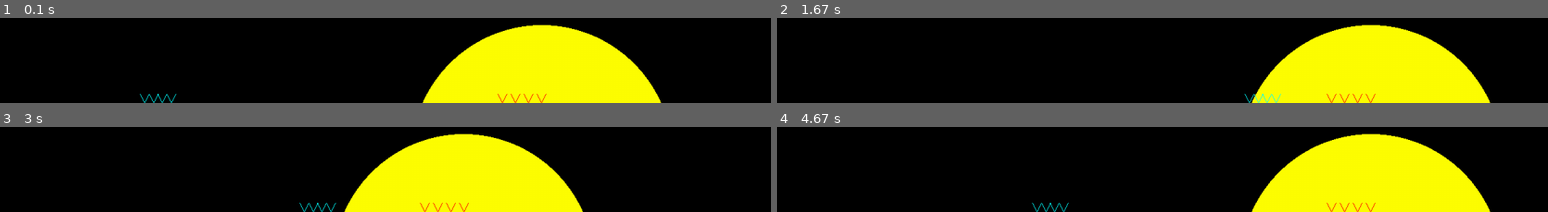
Above: before the commit, frames 1-4 (two rows, left to right).
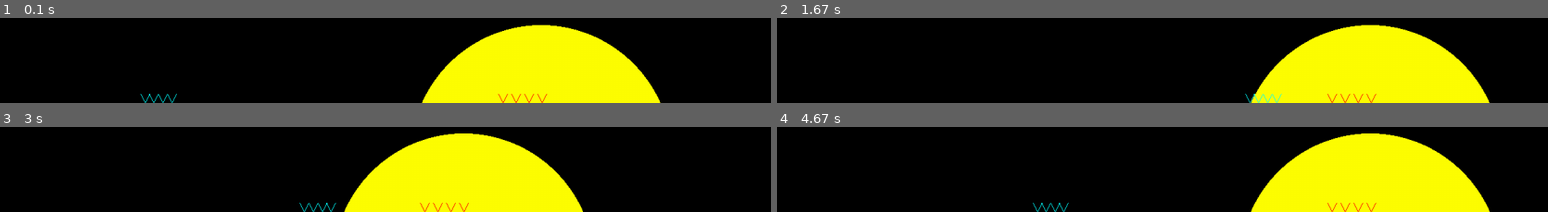
Above: after the commit, the same moments.

Repository: Archanciel/Learning_Pygame
Game: pygame game, started from bouncing_ball_imperfect_collide/bouncing_physics.py
Same seed, same stepped clock (60 frames per second), same inputs: the game is played once before the commit and once after it.
Inputs:
- Up to frame 1 (0.1 s): no input
- Up to frame 2 (1.67 s): no input
- Up to frame 3 (3 s): no input
- Up to frame 4 (4.67 s): no input

The runs differ from the first frame. In frame 1, 0.8% of the frame differs, in the area x 18-86%, y 7-100%; in frame 2, 0.8%; in frame 3, 0.7%; in frame 4, 0.9%, in the area x 33-93%, y 7-100%.

Commit message:
refactoring: got rid of self.rect

Diff:
--- a/bouncing_ball_imperfect_collide/ball_no_sprite_explore.py
+++ b/bouncing_ball_imperfect_collide/ball_no_sprite_explore.py
@@ -1,6 +1,7 @@
 import pygame as pg
 import math
 from collections import deque
+import os
 import copy
 
 from settings import *
@@ -24,11 +25,10 @@
 		self.bouncePointColor = bouncePointColor
 		self.radius = radius
 		rectSize = radius * 2
-		self.rect = pg.Rect(startX, startY, rectSize, rectSize)
 
 		# will store the exact baLl center float tuple. Pygame rect only stores
 		# integers
-		self.ballCenterFloat = self.rect.center
+		self.ballCenterFloat = (startX + radius, startY + radius)
 
 		self.speed = speed
 		self.angleRadian = math.radians(angle)
@@ -39,7 +39,7 @@
 
 		# Calculating the left margin based on longest possible text
 		self.textHorizontalSize = self.font.size("angle: 360")[0]
-		self.textLeftMargin = (self.rect.width - self.textHorizontalSize) / 2
+		self.textLeftMargin = (rectSize - self.textHorizontalSize) / 2
 
 		# Calculating the top margin based on the number of text lines
 		self.lineNumber = 3
@@ -66,11 +66,9 @@
 		# minus deltaY since the y coordinate of screen top is 0 !
 		self.ballCenterFloat = (self.ballCenterFloat[0] + deltaX, self.ballCenterFloat[1] - deltaY)
 
-		self.rect.center = (round(self.ballCenterFloat[0]), round(self.ballCenterFloat[1]))
-#self.rect.center = self.ballCenterFloat
 		hit_bounds = False
 
-		if self.rect.right >= self.screen.get_width():
+		if self.ballCenterFloat[0] + self.radius >= self.screen.get_width():
 			self.angleRadian = math.pi - self.angleRadian
 			if self.angleRadian > 2 * math.pi:
 				# if not done, angleRadian continue to increase, which corrupts the display of ball
@@ -83,7 +81,7 @@
 			self.bounceY = self.ballCenterFloat[1]
 			self.bounceMarkDirection = BOUNCE_ARROW_RIGHT
 
-		if self.rect.left <= 0:
+		if self.ballCenterFloat[0] - self.radius <= 0:
 			self.angleRadian = math.pi - self.angleRadian
 			if self.angleRadian > 2 * math.pi:
 				# if not done, angleRadian continue to increase, which corrupts the display of ball
@@ -96,7 +94,7 @@
 			self.bounceY = self.ballCenterFloat[1]
 			self.bounceMarkDirection = BOUNCE_ARROW_LEFT
 
-		if self.rect.top <= 0:
+		if self.ballCenterFloat[1] - self.radius <= 0:
 			self.angleRadian = -self.angleRadian
 			hit_bounds = True
 
@@ -105,7 +103,7 @@
 			self.bounceY = 0
 			self.bounceMarkDirection = BOUNCE_ARROW_TOP
 
-		if self.rect.bottom >= self.screen.get_height():
+		if self.ballCenterFloat[1] + self.radius >= self.screen.get_height():
 			self.angleRadian = -self.angleRadian
 			hit_bounds = True
 
@@ -116,8 +114,7 @@
 
 		for ball in self.allBalls:
 			if not hit_bounds and not ball is self and self.collideBall(ball):
-				#self.angleRadian = self.computeCollideAngleOpposite()
-				self.angleRadian = self.computeCollideAnglePhysic2(ball)
+				self.angleRadian = self.computeCollideAngleOpposite()
 				if self.angleRadian < (-2 * math.pi):
 					# if not done, angleRadian continue to increase, which corrupts the display of ball
 					# angle in degree
@@ -129,45 +126,23 @@
 	def computeCollideAngleOpposite(self):
 		return self.angleRadian - math.pi
 
-	def computeCollideAnglePhysic(self, collideBall):
-		x = collideBall.ballCenterFloat[0] - self.ballCenterFloat[0]
-		y = - collideBall.ballCenterFloat[1] + collideBall.ballCenterFloat[1]
-		tangentAngleRadian = math.acos(x / math.sqrt((x * x) + (y * y)))
-		epsilon = 2 * math.pi - self.angleRadian
-		newAngleRadian = (2 * tangentAngleRadian) + epsilon
-
-		oldAngleDegree = round(math.degrees(self.angleRadian))
-		newAngleDegree = round(newAngleRadian)
-		print(oldAngleDegree," ",newAngleDegree)
-
-		return newAngleRadian
-
-	def computeCollideAnglePhysic2(self, collideBall):
-		x = collideBall.ballCenterFloat[0] - self.ballCenterFloat[0]
-		y = - collideBall.ballCenterFloat[1] + collideBall.ballCenterFloat[1]
-		tangentAngleRadian = math.acos(x / math.sqrt((x * x) + (y * y)))
-		newAngleRadian = (2 * tangentAngleRadian) - self.angleRadian
-
-		oldAngleDegree = round(math.degrees(self.angleRadian))
-		newAngleDegree = round(newAngleRadian)
-		print(oldAngleDegree," ",newAngleDegree)
-
-		return newAngleRadian
-
 	def collideBall(self, ball):
-		xDiff = (self.rect.centerx - ball.rect.centerx)
-		yDiff = (self.rect.centery - ball.rect.centery)
+		xDiff = self.ballCenterFloat[0] - ball.ballCenterFloat[0]
+		yDiff = self.ballCenterFloat[1] - ball.ballCenterFloat[1]
 		hSquare = xDiff * xDiff + yDiff * yDiff
-		radiuses = self.rect.width / 2 + ball.rect.width / 2
+		radiuses = self.radius + ball.radius
 
 		return hSquare <= radiuses * radiuses
 
 	# Draw our ball to the screen
 	def draw(self):
-		pg.draw.circle(self.screen, self.color, self.rect.center, int(self.rect.width / 2))
-
-		currentX = round(self.ballCenterFloat[0], 2)
-		currentY = round(self.ballCenterFloat[1], 2)
+		if os.name == 'posix':
+			pg.draw.circle(self.screen, self.color, (self.ballCenterFloat[0], self.ballCenterFloat[1]), self.radius)
+		else:
+			pg.draw.circle(self.screen, self.color, (round(self.ballCenterFloat[0]), round(self.ballCenterFloat[1])), self.radius)
+
+		currentX = self.ballCenterFloat[0]
+		currentY = self.ballCenterFloat[1]
 
 		if (currentX - self.previousX) == 0 and (currentY - self.previousY) == 0:
 			# the case after double click to stop the balls
@@ -197,8 +172,8 @@
 				self.currentBounceTrajectIndex = MAX_BOUNCE_TRAJECTS - 1
 
 		# Writing information on the ball surface if the ball size is large enough
-		if self.textHorizontalSize <= self.rect.width:
-			self.blitTextOnBall(currentX, currentY, moveDown, moveRight)
+		if self.textHorizontalSize <= self.radius * 2:
+			self.blitTextOnBall(round(currentX, 2), round(currentY, 2), moveDown, moveRight)
 
 		# angleDegree = math.degrees(self.angle)
 		# x = 0
@@ -229,18 +204,19 @@
 
 		# handling ball traject tracing
 
-		x = self.rect.centerx
-		y = self.rect.centery
+		x = self.ballCenterFloat[0]
+		y = self.ballCenterFloat[1]
 
 		if abs(x - self.previousTraceX) > BALL_TRACING_STEP_SIZE or abs(y - self.previousTraceY) > BALL_TRACING_STEP_SIZE:
-			self.multipleBounceTrajectPointLists[self.currentBounceTrajectIndex].append(pg.Rect(x, y, 1, 1))
+			self.multipleBounceTrajectPointLists[self.currentBounceTrajectIndex].append(pg.Rect(round(x), round(y), 1, 1))
 			self.previousTraceX = x
 			self.previousTraceY = y
 
 		# handling ball bounce location tracing
 		if DRAW_BOUNCE_LOCATION:
 			if self.bounceMarkDirection != None:
-				self.multipleBounceTrajectPointLists[self.currentBounceTrajectIndex].append(pg.Rect(self.bounceX, self.bounceY, self.bounceMarkDirection, self.bounceMarkDirection))
+				# we use the Rect.width (and height) to code the type of draw bounce mark type
+				self.multipleBounceTrajectPointLists[self.currentBounceTrajectIndex].append(pg.Rect(round(self.bounceX), round(self.bounceY), self.bounceMarkDirection, self.bounceMarkDirection))
 
 		for oneBouncesTrajectPointList in self.multipleBounceTrajectPointLists:
 			for point in oneBouncesTrajectPointList:
@@ -284,8 +260,8 @@
 			textSurface = self.font.render(line, True, self.textColor)
 			self.images.append(textSurface)
 		for y, textSurface in enumerate(self.images):
-			if y * self.font_height + self.font_height > self.rect.h:
+			if y * self.font_height + self.font_height > (2 * self.radius):
 				# Don't blit below the rect area.
 				break
-			textCoordinatesTuple = (self.rect.x + self.textLeftMargin, self.rect.y + self.textTopMargin + y * self.font_height)
+			textCoordinatesTuple = (self.ballCenterFloat[0] - self.radius + self.textLeftMargin, self.ballCenterFloat[1] - self.radius + self.textTopMargin + y * self.font_height)
 			self.screen.blit(textSurface, textCoordinatesTuple)
